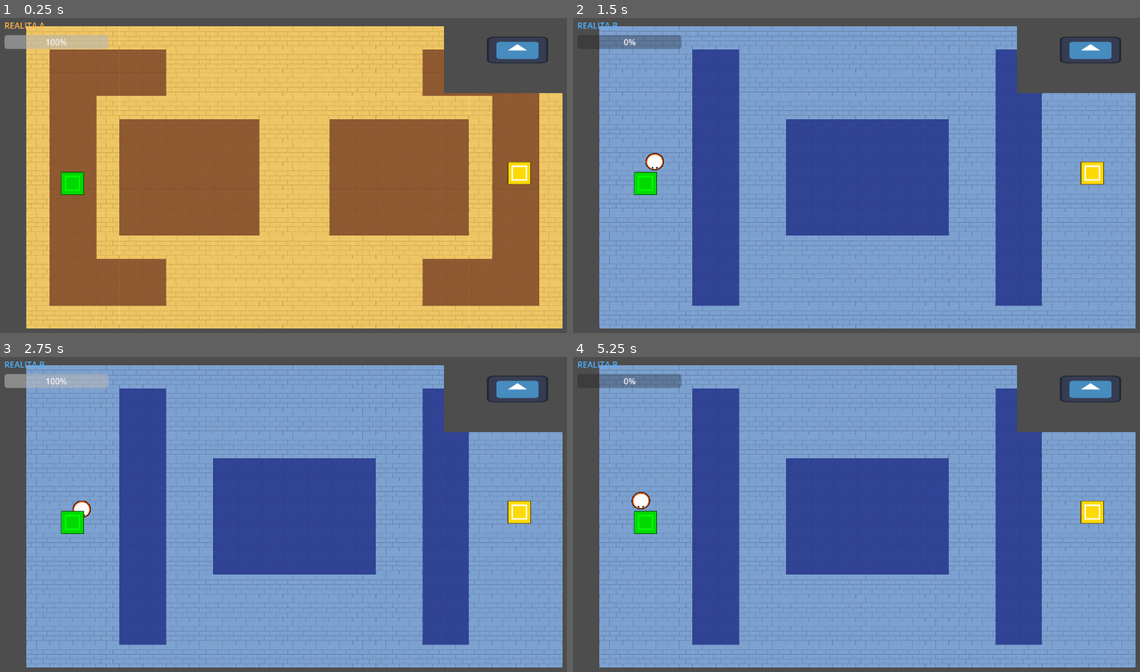
Above: before the commit, frames 1-4 (two rows, left to right).
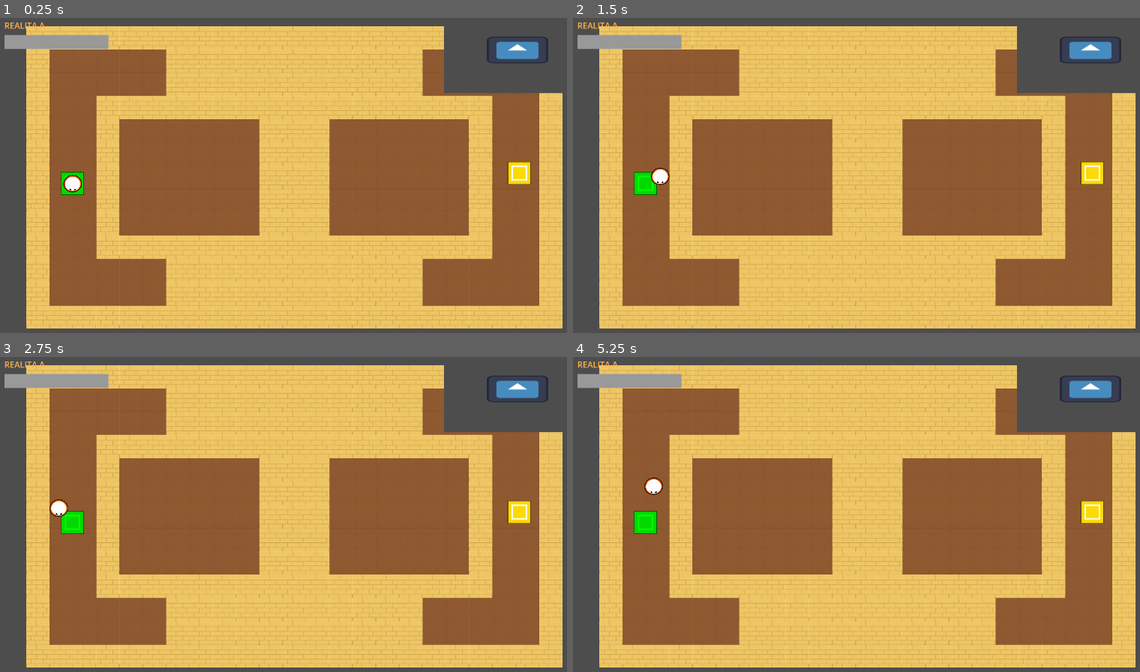
Above: after the commit, the same moments.

Repository: Valonekiil/gen-ai
Game: Godot game, scene res://levels/Lvl_1.tscn
The game is run twice, just before and just after one commit, with the same random seed, the same clock (stepped at 60 frames per second) and the same inputs. This scene is started directly instead of the project's main scene. The engine's default icon, where the game draws it, is replaced by a stand-in: a white triangle on a blue panel in a dark square.
Inputs (mouse positions are in pixels of both pictures, inside the frame that each line leads up to):
- Up to frame 1 (0.25 s): no input
- Up to frame 2 (1.5 s): tap Enter at 0.5 s; move the mouse to (998, 159) at 0.52 s; hold D (move_right) from 0.53 s (still down); tap Tab at 0.6 s; click (998, 159) at 0.67 s; tap W (move_up) at 0.77 s; tap Q at 0.8, 1.35 s; tap Space at 1.25 s; move the mouse to (748, 194) at 1.27 s
- Up to frame 3 (2.75 s): tap W (move_up) at 1.52 s; tap Tab at 1.55, 2.1 s; tap Enter at 2 s; move the mouse to (351, 442) at 2.02 s; release D (move_right) at 2.03 s; hold A (move_left) from 2.03 s (still down); tap Q at 2.3 s
- Up to frame 4 (5.25 s): move the mouse to (839, 583) at 2.77 s; release A (move_left) at 2.78 s; hold D (move_right) 2.78-4.28 s; tap Q at 2.85, 3.8, 4.35 s; click (839, 583) at 2.92 s; tap W (move_up) at 3.02, 3.77, 4.52 s; tap Tab at 3.05, 3.6, 4.55, 5.1 s; tap Space at 3.5 s; move the mouse to (1043, 568) at 3.52 s; tap Enter at 4.25 s; move the mouse to (686, 467) at 4.27 s; hold A (move_left) 4.28-5.03 s; move the mouse to (896, 517) at 5.02 s; hold D (move_right) from 5.03 s (still down); click (896, 517) at 5.17 s

The runs differ from the first frame. In frame 1, 0.8% of the frame differs, in the area x 0-20%, y 5-56%; in frame 2, 86%, in the area x 0-100%, y 1-99%; in frame 3, 86%; in frame 4, 86%.

Commit message:
checkpoint 1 collision prevention berhasil

Diff:
--- a/core/RealityManager.gd
+++ b/core/RealityManager.gd
@@ -1,14 +1,8 @@
-# RealityManager.gd
-# class_name RealityManager — state machine switch, cooldown, pause hazard (Splitbound)
-# S1-06: Arsitektur §7, §11.2; Mekanik v2.0 §2.5
-# Tanpa BossTransition.
-
 class_name RealityManager
 extends Node
 
 enum State { RunningA, RunningB, Switching, LevelReset }
-
-const SWITCH_COOLDOWN := 2
+const SWITCH_COOLDOWN := 2.0
 
 var state: State = State.RunningA
 var _cooldown_timer: float = 0.0
@@ -17,6 +11,8 @@
 @export var character_b: CharacterController
 @export var camera_a: Camera2D
 @export var camera_b: Camera2D
+@export var terrain_a: TileMapLayer
+@export var terrain_b: TileMapLayer
 
 func _process(delta: float) -> void:
 	if _cooldown_timer > 0.0:
@@ -24,6 +20,67 @@
 
 func can_switch() -> bool:
 	return _cooldown_timer <= 0.0 and state in [State.RunningA, State.RunningB]
+
+func _would_collide_with_terrain(character: CharacterController, terrain: TileMapLayer) -> bool:
+	if not character or not terrain:
+		return false
+
+	var shape_node := character.get_node_or_null("CollisionShape2D") as CollisionShape2D
+	if not shape_node or not shape_node.shape:
+		return false
+
+	var shape: Shape2D = shape_node.shape
+	var shape_transform := character.global_transform * shape_node.transform
+
+	# 1) Cek tile solid pada terrain target (sinkron, tidak bergantung timing physics)
+	var rect := shape.get_rect()
+	var corners := [
+		rect.position,
+		rect.position + Vector2(rect.size.x, 0.0),
+		rect.position + rect.size,
+		rect.position + Vector2(0.0, rect.size.y)
+	]
+	var min_x := INF
+	var max_x := -INF
+	var min_y := INF
+	var max_y := -INF
+	for c in corners:
+		var lp := terrain.to_local(shape_transform * c)
+		min_x = min(min_x, lp.x)
+		max_x = max(max_x, lp.x)
+		min_y = min(min_y, lp.y)
+		max_y = max(max_y, lp.y)
+	var min_cell := terrain.local_to_map(Vector2(min_x, min_y))
+	var max_cell := terrain.local_to_map(Vector2(max_x, max_y))
+	for x in range(min_cell.x, max_cell.x + 1):
+		for y in range(min_cell.y, max_cell.y + 1):
+			var td := terrain.get_cell_tile_data(Vector2i(x, y))
+			if td and td.get_collision_polygons_count(0) > 0:
+				return true
+
+	# 2) Cek collider non-terrain pada realita target (pintu, crate, spike, dll.)
+	var other_terrain: TileMapLayer = terrain_a if terrain == terrain_b else terrain_b
+	var was_enabled := terrain.collision_enabled
+	terrain.collision_enabled = true
+	var space_state := terrain.get_world_2d().direct_space_state
+	var params := PhysicsShapeQueryParameters2D.new()
+	params.shape = shape
+	params.transform = shape_transform
+	params.collide_with_areas = true
+	params.collide_with_bodies = true
+	var hits := space_state.intersect_shape(params)
+	for hit in hits:
+		var collider: Object = hit.collider
+		if collider == character:
+			continue
+		if collider == terrain or collider.get_parent() == terrain or collider.owner == terrain:
+			continue
+		if collider == other_terrain or collider.get_parent() == other_terrain or collider.owner == other_terrain:
+			continue
+		terrain.collision_enabled = was_enabled
+		return true
+	terrain.collision_enabled = was_enabled
+	return false
 
 func request_switch() -> void:
 	if not can_switch():
@@ -39,21 +96,23 @@
 		previous_active = "B"
 		new_active = "A"
 
+	var char := _get_char(previous_active)
+	var target_terrain := _get_terrain(new_active)
+	if _would_collide_with_terrain(char, target_terrain):
+		print("[RealityManager] Switch diblokir: karakter bertabrakan dengan collision realita ", new_active)
+		return
+
 	state = State.Switching
 	_cooldown_timer = SWITCH_COOLDOWN
 
-	# Karakter aktif menjadi inactive
-	var active_char := _get_char(previous_active)
-	active_char.velocity = Vector2.ZERO
-	active_char.set_input_enabled(false)
-	active_char.state = CharacterController.State.INACTIVE_FROZEN
+	char.velocity = Vector2.ZERO
+	char.set_input_enabled(false)
+	char.state = CharacterController.State.INACTIVE_FROZEN
 
-	# Karakter inactive menjadi aktif
 	var inactive_char := _get_char(new_active)
 	inactive_char.set_input_enabled(true)
 	inactive_char.state = CharacterController.State.ACTIVE_CONTROLLED
 
-	# Emit sinyal switch (CameraDirector + UIDirector akan dengar)
 	get_node("/root/SignalBus").character_switched.emit(new_active, previous_active)
 
 	state = State.RunningA if new_active == "A" else State.RunningB
@@ -62,3 +121,8 @@
 	if reality == "A":
 		return character_a
 	return character_b
+
+func _get_terrain(reality: String) -> TileMapLayer:
+	if reality == "A":
+		return terrain_a
+	return terrain_b
--- a/levels/LvlTest.gd
+++ b/levels/LvlTest.gd
@@ -17,10 +17,15 @@
 	# Wiring RealityManager
 	reality_manager.character_a = character
 	reality_manager.character_b = character
-	var cam := get_node_or_null("Camera2D")
-	if cam:
-		reality_manager.camera_a = cam
-		reality_manager.camera_b = cam
+	reality_manager.terrain_a = terrain_a
+	reality_manager.terrain_b = terrain_b
+
+	var cam_a := get_node_or_null("RealityA/CameraA")
+	if cam_a:
+		reality_manager.camera_a = cam_a
+	var cam_b := get_node_or_null("RealityB/CameraB")
+	if cam_b:
+		reality_manager.camera_b = cam_b
 
 	# Initial state: A aktif, B mati
 	_set_reality_active("A")
--- a/levels/Lvl_1.tscn
+++ b/levels/Lvl_1.tscn
@@ -53,6 +53,10 @@
 sources/0 = SubResource("TileSetAtlasSource_4hhoj")
 sources/2 = SubResource("TileSetAtlasSource_h60fj")
 
+[sub_resource type="StyleBoxFlat" id="StyleBoxFlat_08prv"]
+
+[sub_resource type="StyleBoxFlat" id="StyleBoxFlat_o3pu7"]
+
 [node name="Level1" type="Node2D"]
 script = ExtResource("1_vdd6g")
 
@@ -101,7 +105,10 @@
 offset_top = 50.0
 offset_right = 220.0
 offset_bottom = 77.0
+theme_override_styles/background = SubResource("StyleBoxFlat_08prv")
+theme_override_styles/fill = SubResource("StyleBoxFlat_o3pu7")
 value = 100.0
+show_percentage = false
 
 [node name="PiPViewport" type="SubViewportContainer" parent="UI"]
 offset_left = 865.0
@@ -126,11 +133,11 @@
 position = Vector2(18331, 513)
 zoom = Vector2(0.05, 0.05)
 
-[node name="Character" parent="." instance=ExtResource("8_08prv")]
-position = Vector2(-56, 434)
-
 [node name="Exit" parent="." instance=ExtResource("9_o3pu7")]
 position = Vector2(3367, 81)
 
 [node name="Spawner" parent="." instance=ExtResource("10_dck5i")]
 position = Vector2(-1540, 195)
+
+[node name="Character" parent="." instance=ExtResource("8_08prv")]
+position = Vector2(-56, 434)
Not shown: 1 places in levels/Lvl_1.tscn that only renumber resources
Not shown, changed: .clinerules/gen-ai.md
